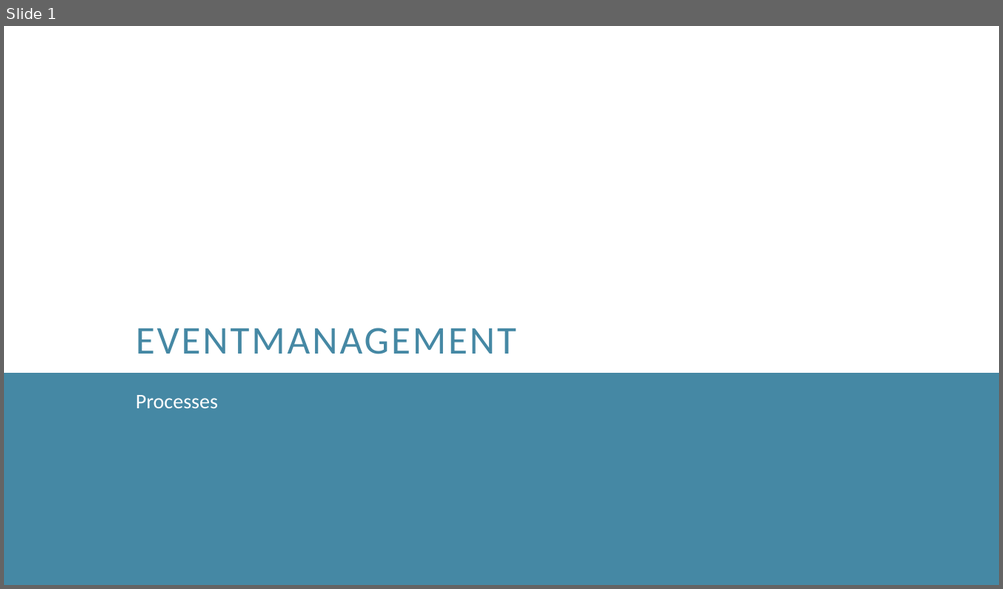
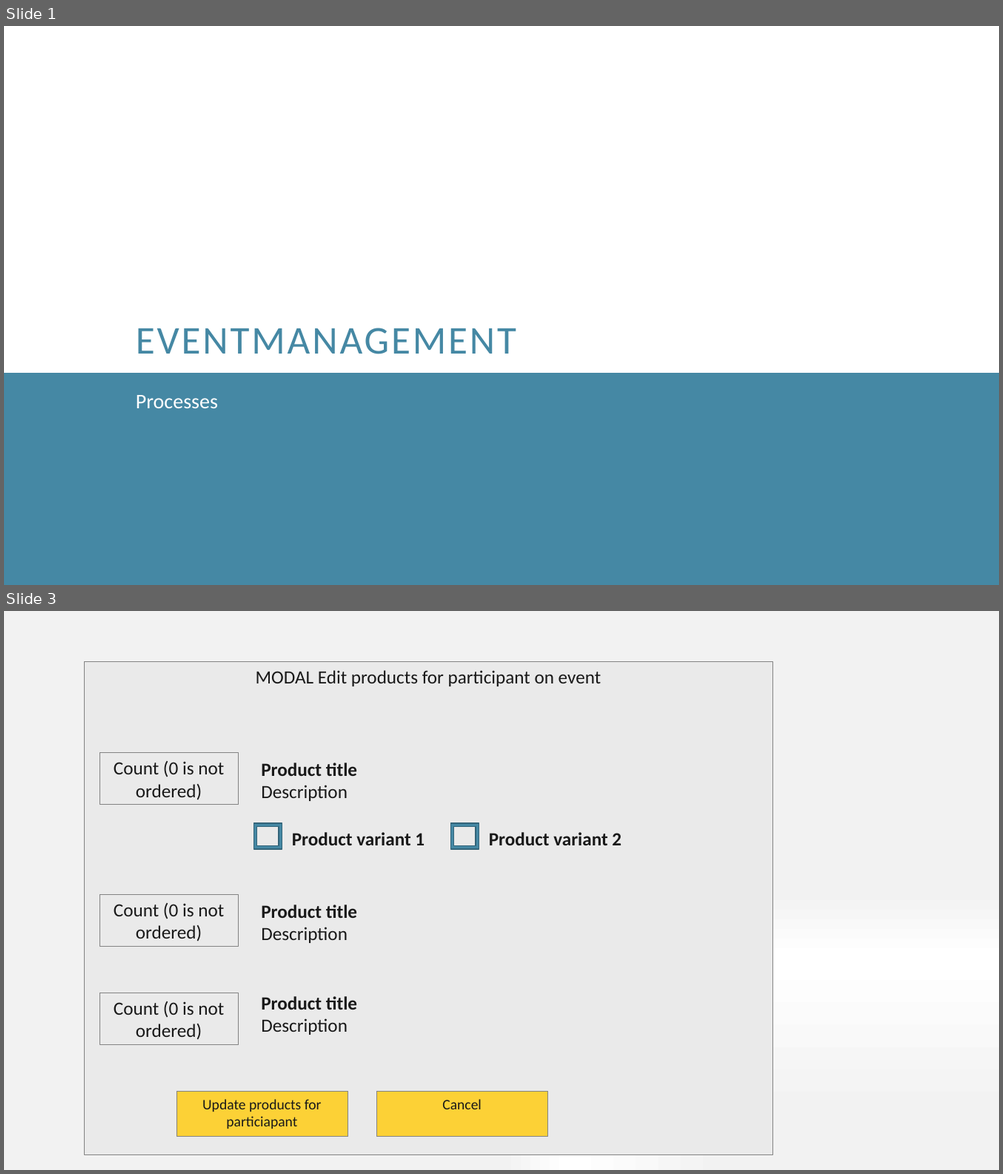
Before and after one commit to DaiHai027/Eventuras, a slide deck: docs/Specification/Specification.pptx. Shown one above the other, each under a label of ours: slide 1 before the commit, slides 1 and 3 after it; the slides between them are not shown. The pictures are 1003x589 and 1003x1174 pixels, drawn with LibreOffice and Linux fonts; fonts in the diff are those of the drawing. Boxes give left, top, right and bottom in pixels: in the first picture for what was removed or moved away, otherwise in the second. Text is boxed around its words. In the diff, an @@ line names an element or a change of style, - is before the commit and + after.

```diff
--- a/docs/Specification/Specification.pptx
+++ b/docs/Specification/Specification.pptx
@@ slide 3 added at bbox=[4, 611, 999, 1170], background gradient #F2F2F2 to #FFFFFF @@
@@ rectangle added at bbox=[84, 662, 772, 1155], fill #EAEAEA, outline #838383 0.5 pt, 18 pt, text #191919 @@
+MODAL Edit products for participant on event
@@ rectangle added at bbox=[99, 753, 239, 804], fill #EAEAEA, outline #838383 0.5 pt, 18 pt, text #191919 @@
+Count (0 is not ordered)
@@ text added at bbox=[261, 763, 357, 801], 18 pt, text #191919, bold @@
+Product title
+Description
@@ frame added at bbox=[254, 823, 282, 850], fill #4588A4, outline #336579 1 pt @@
@@ text added at bbox=[292, 832, 424, 846], 18 pt, text #191919, bold @@
+Product variant 1
@@ frame added at bbox=[451, 823, 479, 850], fill #4588A4, outline #336579 1 pt @@
@@ text added at bbox=[489, 832, 621, 846], 18 pt, text #191919, bold @@
+Product variant 2
@@ rectangle added at bbox=[99, 895, 239, 947], fill #EAEAEA, outline #838383 0.5 pt, 18 pt, text #191919 @@
+Count (0 is not ordered)
@@ text added at bbox=[261, 905, 357, 943], 18 pt, text #191919, bold @@
+Product title
+Description
@@ rectangle added at bbox=[99, 993, 239, 1045], fill #EAEAEA, outline #838383 0.5 pt, 18 pt, text #191919 @@
+Count (0 is not ordered)
@@ text added at bbox=[261, 997, 357, 1035], 18 pt, text #191919, bold @@
+Product title
+Description
@@ rectangle added at bbox=[176, 1091, 347, 1136], fill #FCD136, outline #838383 0.5 pt, 14 pt, text #191919 @@
+Update products for particiapant
@@ rectangle added at bbox=[376, 1091, 547, 1136], fill #FCD136, outline #838383 0.5 pt, 14 pt, text #191919 @@
+Cancel
```
Also in this commit, not shown: 1 slide changed, 2 other slides added, 1 slide removed.
